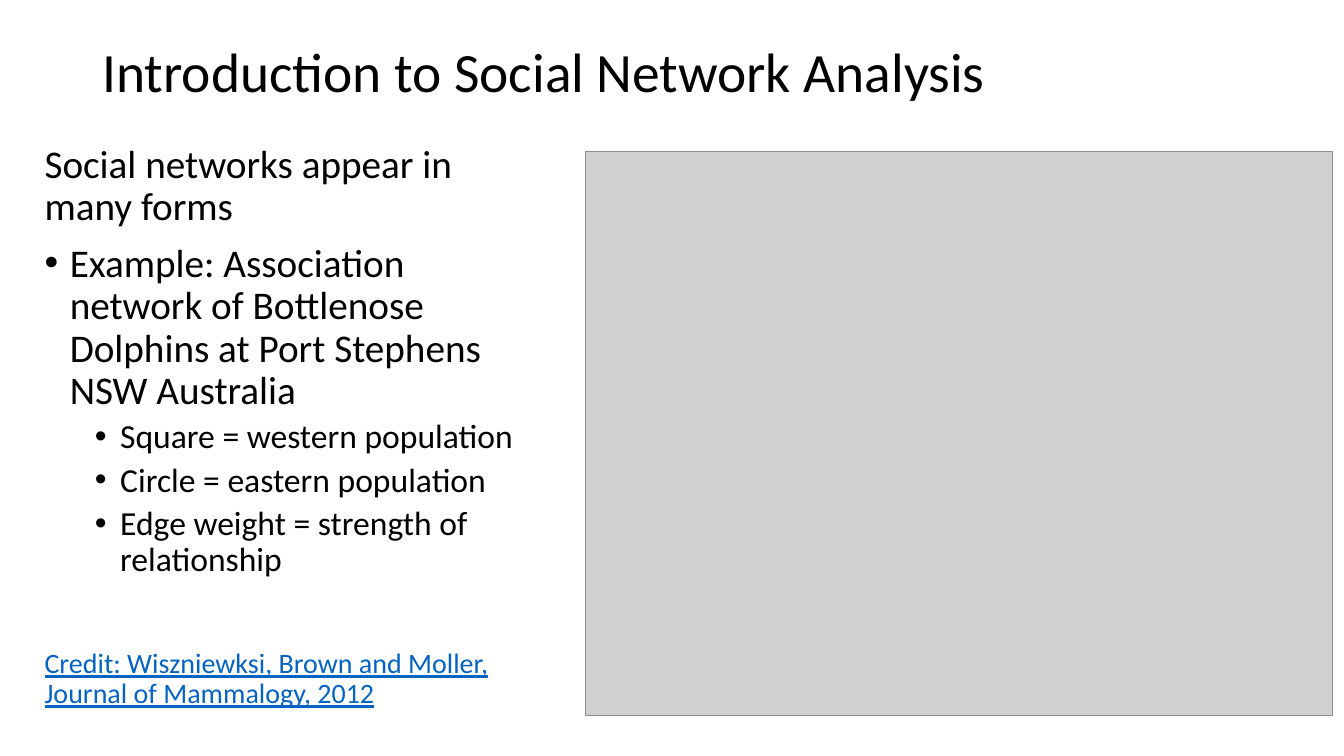
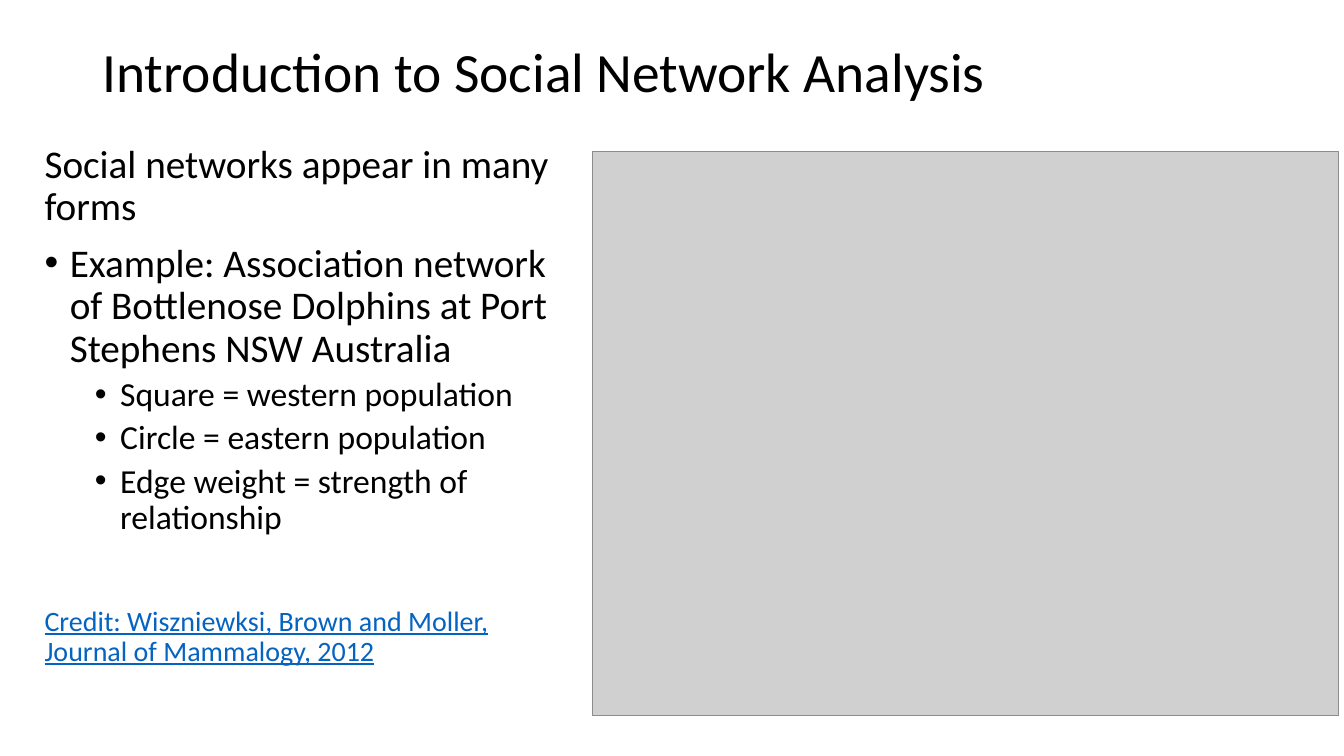
Before and after one commit to StephenElston/CSCI-E-108, a slide deck: slide 4 of slides/8_SocialNetworkAnalysis.pptx. Drawn at 1344x756 pixels with LibreOffice and Linux fonts; fonts in the diff are those of the drawing; grey boxes stand for pictures. Boxes give left, top, right and bottom in pixels: in the first picture for what was removed or moved away, otherwise in the second. Text is boxed around its words. In the diff, an @@ line names an element or a change of style, - is before the commit and + after.

```diff
--- a/slides/8_SocialNetworkAnalysis.pptx
+++ b/slides/8_SocialNetworkAnalysis.pptx
@@ text "Social networks appear in many ..." rewrapped from bbox=[45, 150, 513, 708] to bbox=[45, 150, 549, 666] @@
@@ picture: place and size @@
-picture at bbox=[586, 152, 1333, 716]
+picture at bbox=[592, 152, 1339, 716]
```
Also in this commit, not shown: 3 other slides changed, 1 slide added, 1 slide removed.
